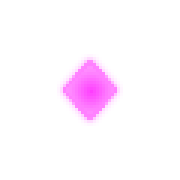
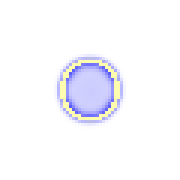
Layered file, before and after one edit (180×180). Changes by layer:
added layer "ralph" above "ralph_aura" over box(60, 57, 120, 123)
added layer "ralph_aura" above "ralph_back" over box(54, 54, 126, 129)
added layer "ralph_back" (85%) above "rombo" over box(63, 60, 117, 120)
hid "rombo" over box(60, 57, 120, 123)
hid "rombo_aura" over box(54, 54, 126, 129)
hid "rombo_fill copy" over box(66, 63, 114, 117)
